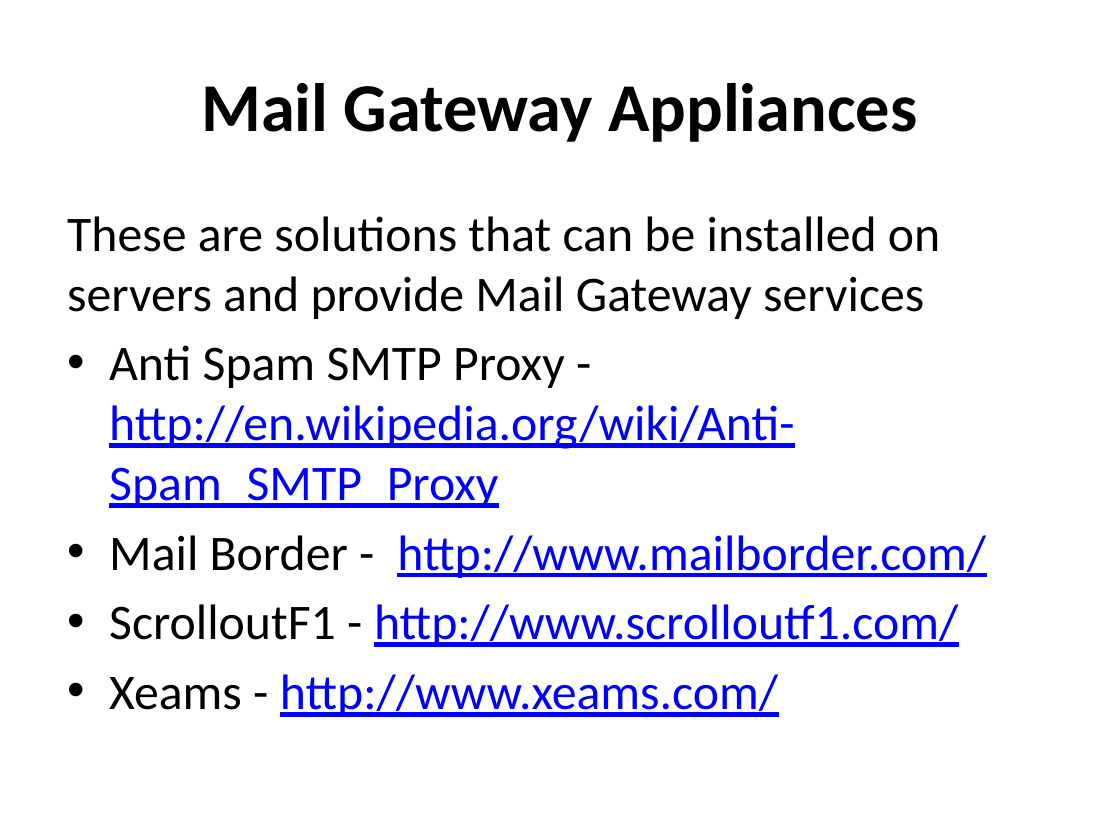
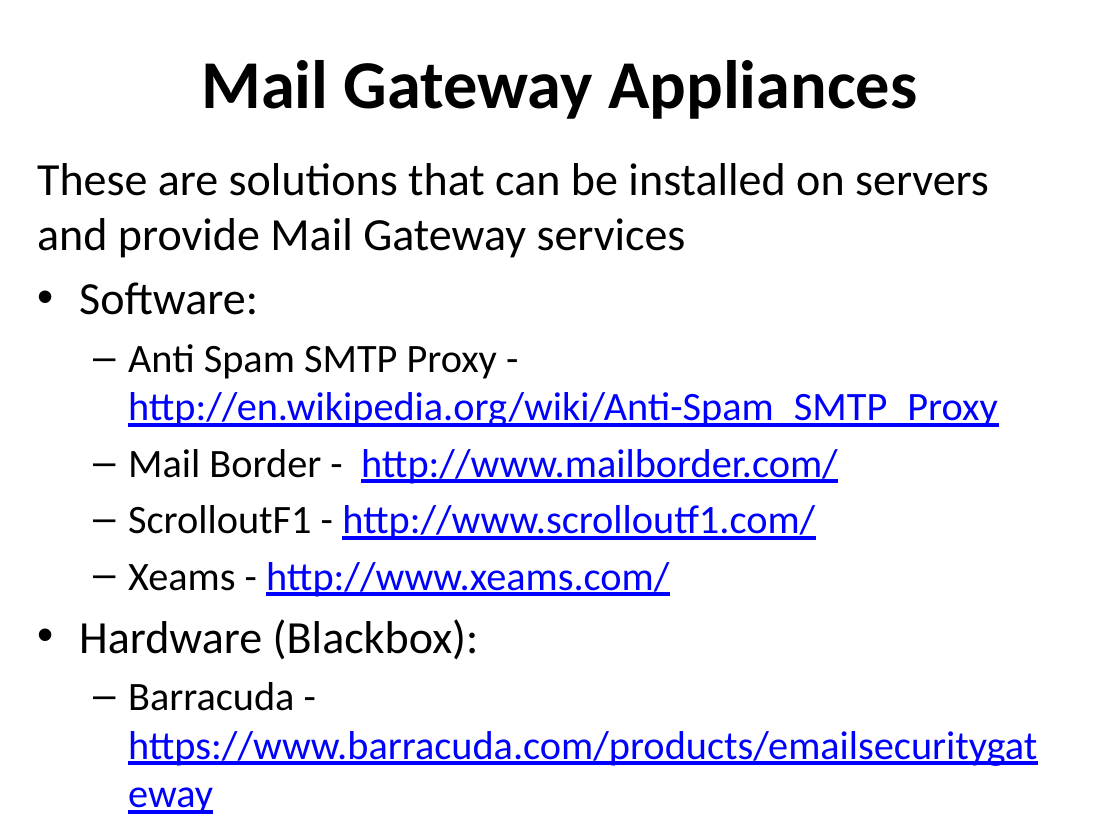
Before and after one commit to afnog/afnog.github.io, a slide deck: slide 37 of sse/postfix/postfix-mailgateway-debian.pptx (slide 36 before the commit). Drawn at 1120x840 pixels with LibreOffice and Linux fonts; fonts in the diff are those of the drawing. Boxes give left, top, right and bottom in pixels: in the first picture for what was removed or moved away, otherwise in the second. Text is boxed around its words. In the diff, an @@ line names an element or a change of style, - is before the commit and + after.

```diff
--- a/sse/postfix/postfix-mailgateway-debian.pptx
+++ b/sse/postfix/postfix-mailgateway-debian.pptx
@@ title "Mail Gateway Appliances": place and size @@
-title "Mail Gateway Appliances" at (201,83,917,142)
+title "Mail Gateway Appliances" at (201,60,917,119)
@@ text "These are solutions that can ...": place and size @@
-text "These are solutions that can ..." at (67,216,986,717)
+text "These are solutions that can ..." at (37,163,1037,766)
@@ text at (37,163,998,597): size 32 to 29.6 pt in "These are solutions that can be installed ..."; size 32 to 25.9 pt in "Anti Spam SMTP Proxy - http://en.wikipedia.org/wiki/Anti-Spa ...", "Mail Border - http://www.mailborder.com/", "ScrolloutF1 - http://www.scrolloutf1.com/", "Xeams - http://www.xeams.com/"; bullet • to –; list level 1 to 2 in "Anti Spam SMTP Proxy - ..."; list level 1 to 2 in "Mail Border - http://www.mailborder.com/"; list level 1 to 2 in "ScrolloutF1 - http://www.scrolloutf1.com/"; list level 1 to 2 in "Xeams - http://www.xeams.com/" @@
@@ text at (79,282,258,315): paragraph added @@
+• Software:
@@ text at (79,619,1037,766): paragraphs added @@
+• Hardware (Blackbox):
+  – Barracuda - https://www.barracuda.com/products/emailsecuritygateway
```
Also in this commit, not shown: 10 other slides changed, 8 slides added, 3 slides removed, 30 other files.
